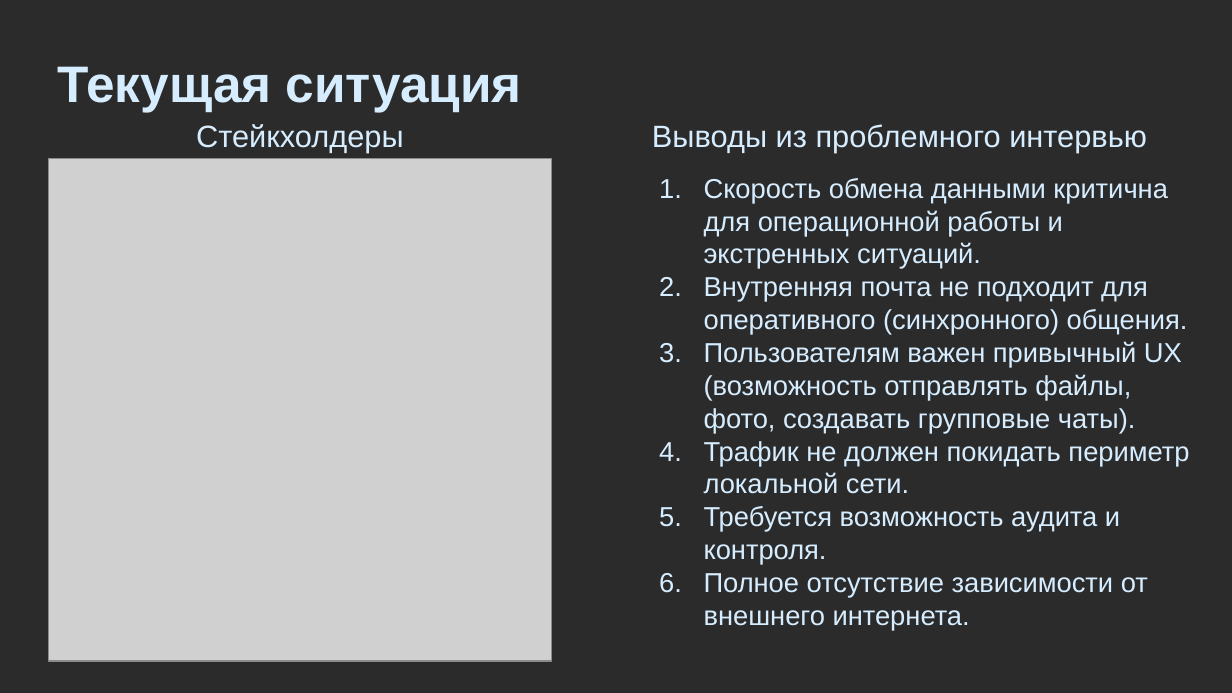
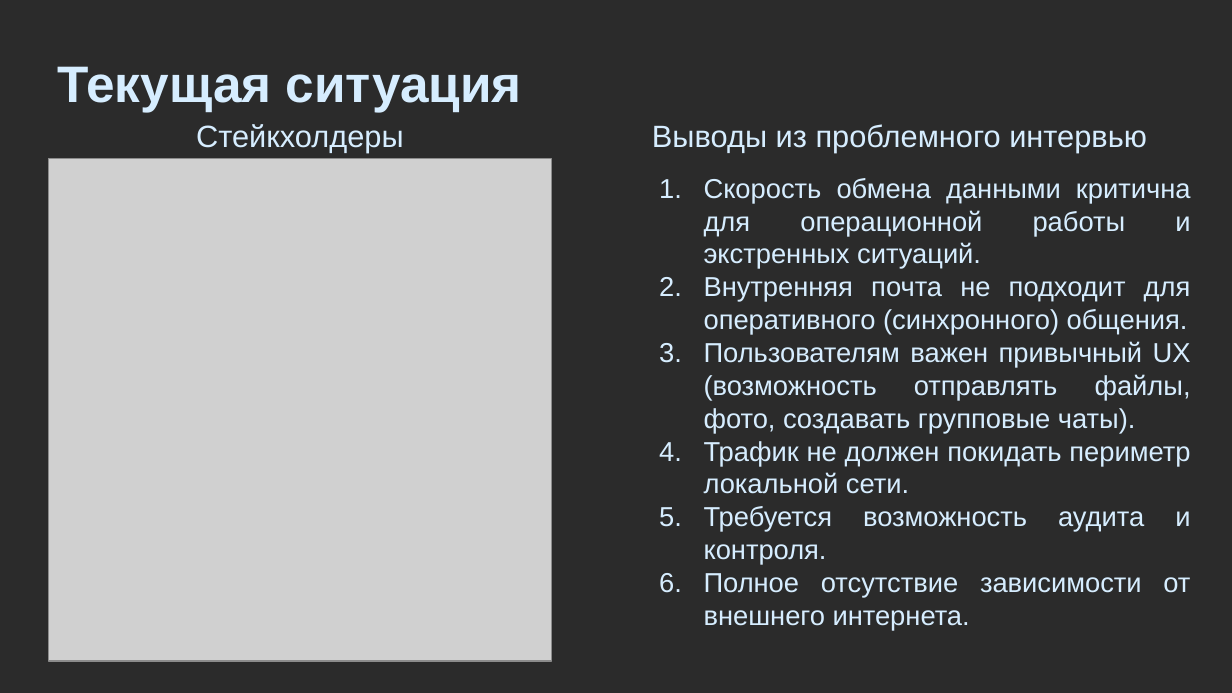
Before and after one commit to finaslo/Cypher-Comm, a slide deck: slide 3 of Презентация_Шифр-Связь.pptx. Drawn at 1232x693 pixels with LibreOffice and Linux fonts; fonts in the diff are those of the drawing; grey boxes stand for pictures; background and template pictures are left out; a plain dark background stands for a picture behind light text. Boxes give left, top, right and bottom in pixels: in the first picture for what was removed or moved away, otherwise in the second. Text is boxed around its words. In the diff, an @@ line names an element or a change of style, - is before the commit and + after.

```diff
--- a/Презентация_Шифр-Связь.pptx
+++ b/Презентация_Шифр-Связь.pptx
@@ text "Скорость обмена данными критична для ..." at [704, 178, 1191, 630]: alignment left to justified @@
```
Also in this commit, not shown: 7 other slides changed.
